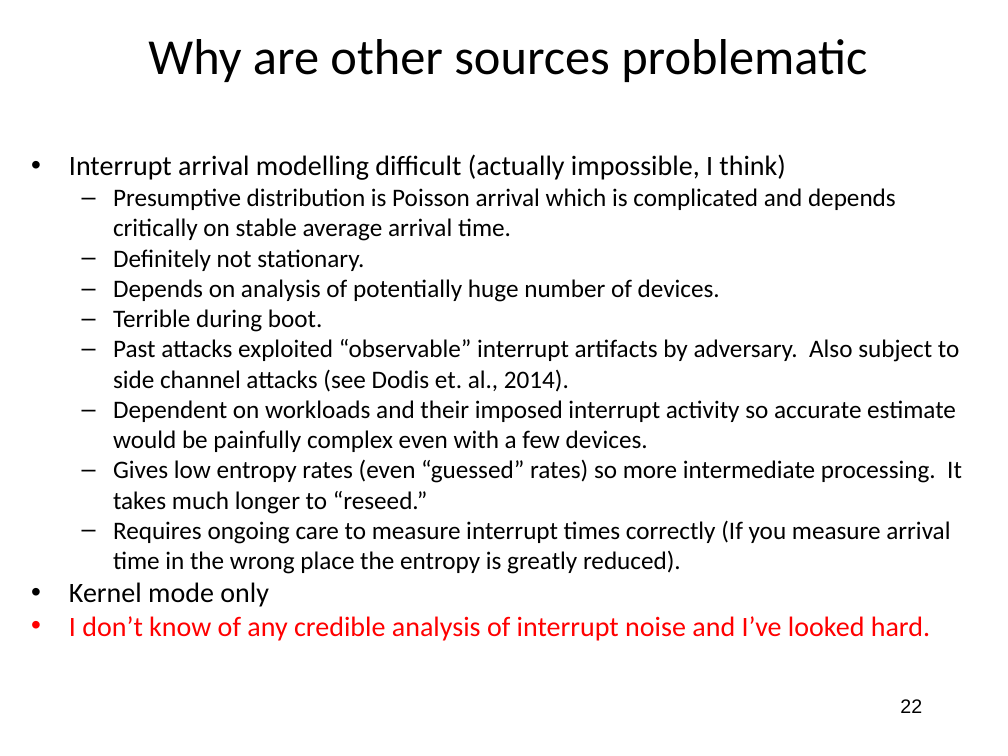
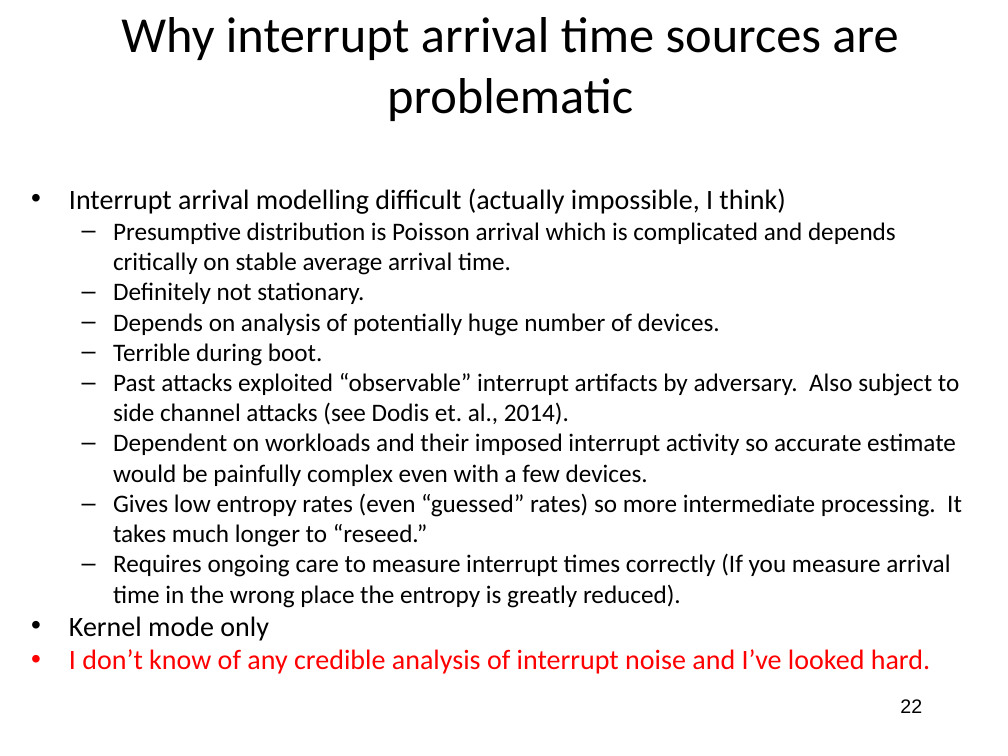
Before and after one commit to jlmucb/class_notes, a slide deck: slide 22 of BerkeleyClass/CS290Spring2013/Lectures/entropy_talk.pptx. Drawn at 1008x756 pixels with LibreOffice and Linux fonts; fonts in the diff are those of the drawing. Boxes give left, top, right and bottom in pixels: in the first picture for what was removed or moved away, otherwise in the second. Text is boxed around its words. In the diff, an @@ line names an element or a change of style, - is before the commit and + after.

```diff
--- a/BerkeleyClass/CS290Spring2013/Lectures/entropy_talk.pptx
+++ b/BerkeleyClass/CS290Spring2013/Lectures/entropy_talk.pptx
@@ title at bbox=[121, 17, 898, 121]: text changed @@
-Why are other sources problematic
+Why interrupt arrival time sources are problematic
@@ text "Interrupt arrival modelling difficult (actually ...": place and size @@
-text "Interrupt arrival modelling difficult (actually ..." at bbox=[69, 154, 962, 641]
+text "Interrupt arrival modelling difficult (actually ..." at bbox=[69, 188, 962, 674]
```
Also in this commit, not shown: 1 other slide changed, 1 other file.
